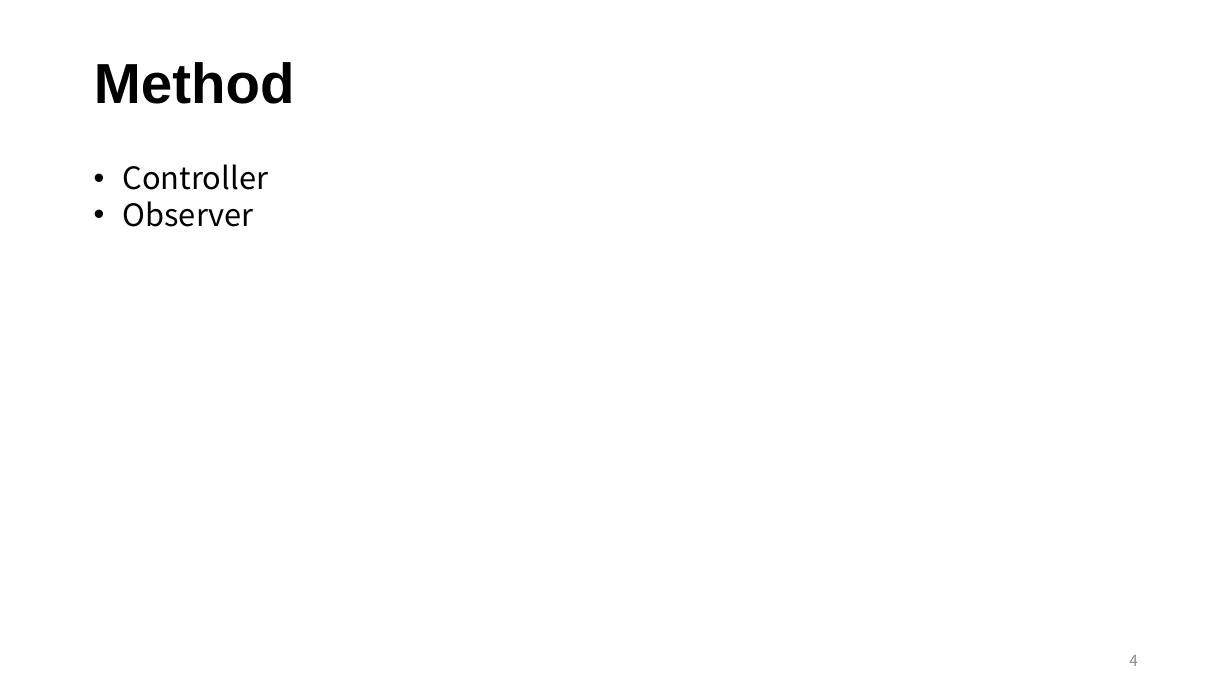
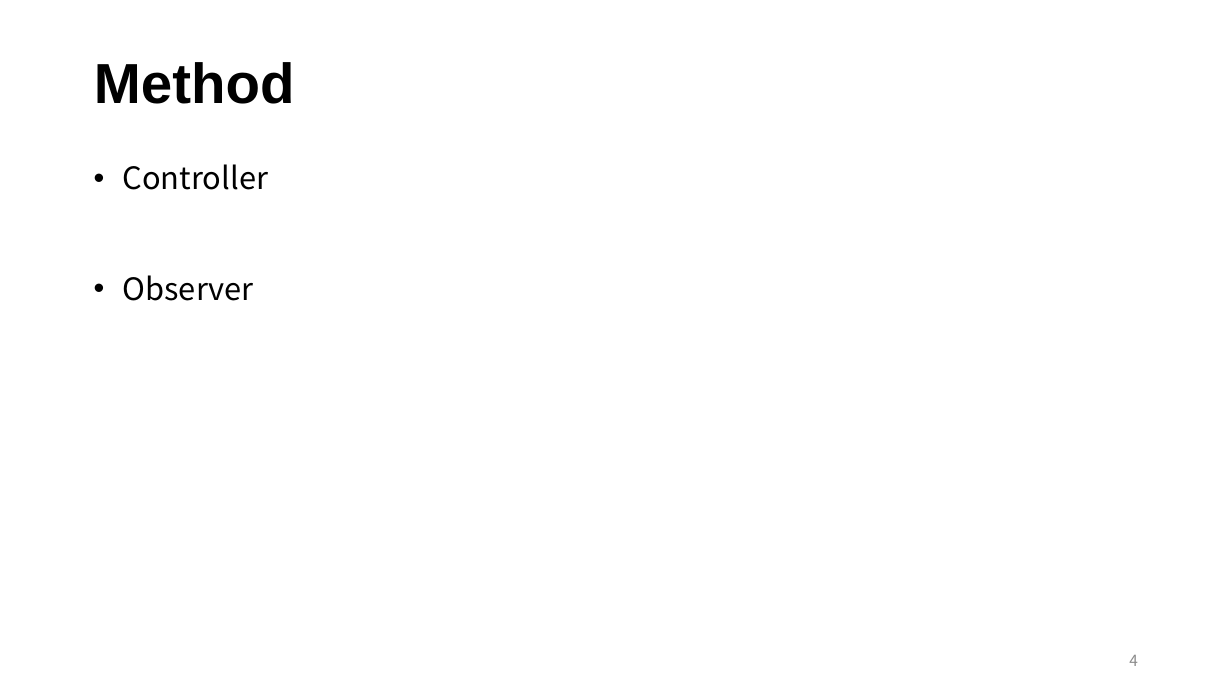
Before and after one commit to reimiogi/EnglishReport, a slide deck: slide 5 of english_mid.pptx. Drawn at 1232x693 pixels with LibreOffice and Linux fonts; fonts in the diff are those of the drawing. Boxes give left, top, right and bottom in pixels: in the first picture for what was removed or moved away, otherwise in the second. Text is boxed around its words. In the diff, an @@ line names an element or a change of style, - is before the commit and + after.

```diff
--- a/english_mid.pptx
+++ b/english_mid.pptx
@@ text "Controller" rewrapped from box(123, 164, 269, 227) to box(123, 164, 269, 301) @@
```
Also in this commit, not shown: 1 other file.
